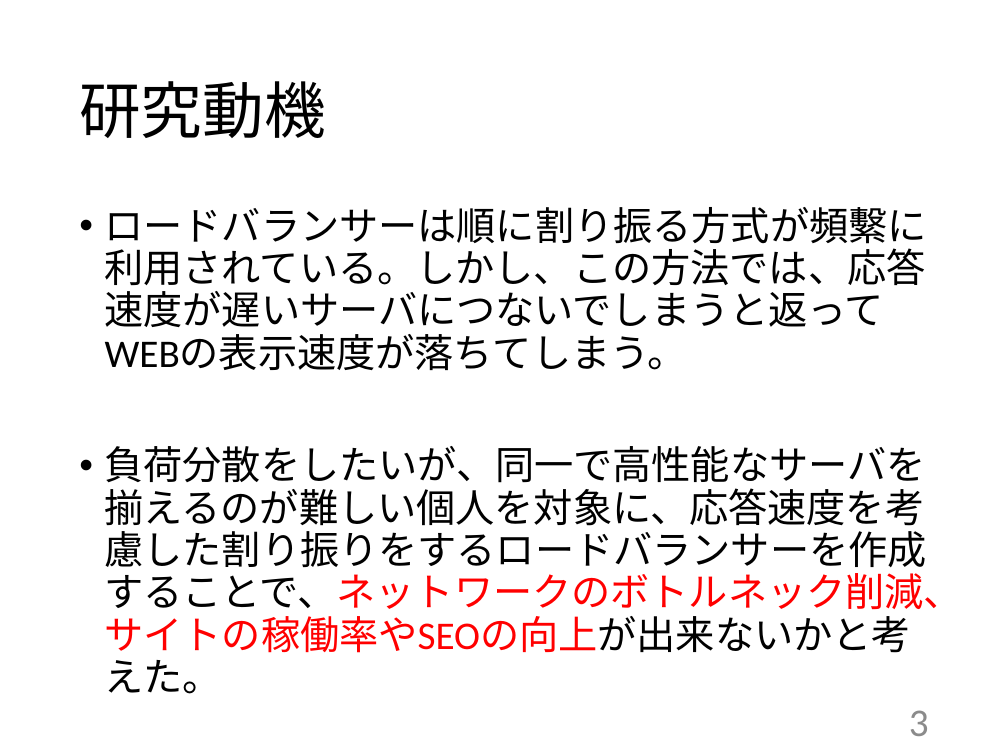
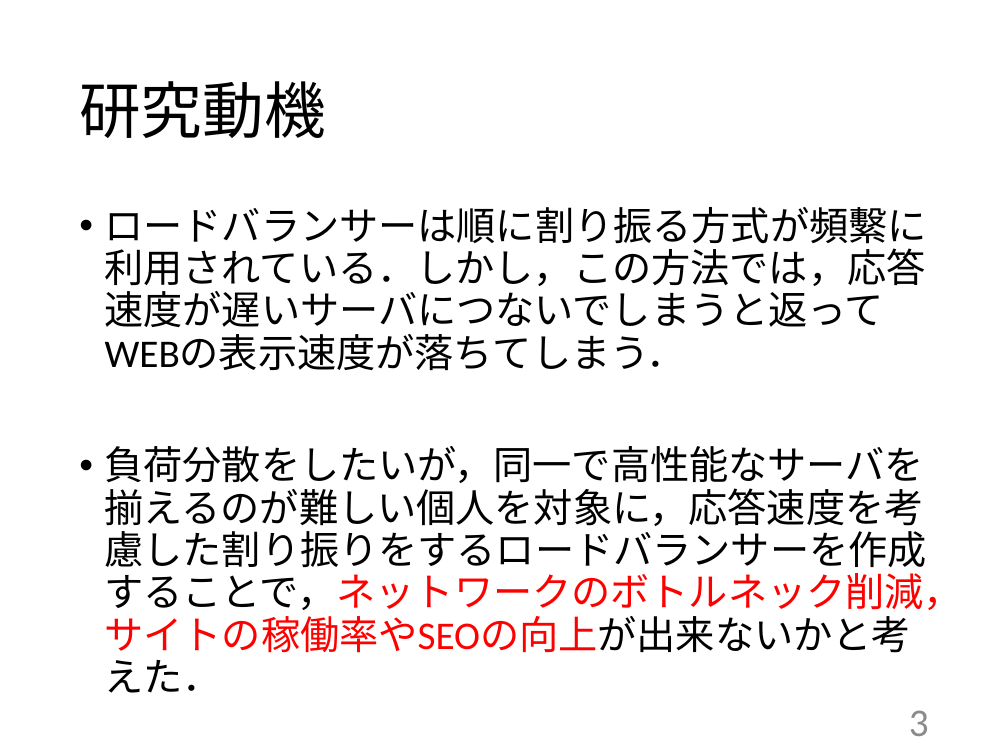
Before and after one commit to kait-takanolab/1821086_matsuo_thesis, a slide deck: slide 3 of 発表用/1821086_中間発表.pptx. Drawn at 1008x756 pixels with LibreOffice and Linux fonts; fonts in the diff are those of the drawing. Boxes give left, top, right and bottom in pixels: in the first picture for what was removed or moved away, otherwise in the second. Text is boxed around its words. In the diff, an @@ line names an element or a change of style, - is before the commit and + after.

Commit message:
関連研究追加調査

```diff
--- a/発表用/1821086_中間発表.pptx
+++ b/発表用/1821086_中間発表.pptx
@@ text at <box>105,207,963,653</box>: text changed @@
-• ロードバランサーは順に割り振る方式が頻繫に利用されている。しかし、この方法では、応答速度が遅いサーバにつないでしまうと返ってWEBの表示速度が落ちてしまう。
-• 負荷分散をしたいが、同一で高性能なサーバを揃えるのが難しい個人を対象に、応答速度を考慮した割り振りをするロードバランサーを作成することで、ネットワークのボトルネック削減、サイトの稼働率やSEOの向上が出来ないかと考えた。
+• ロードバランサーは順に割り振る方式が頻繫に利用されている．しかし，この方法では，応答速度が遅いサーバにつないでしまうと返ってWEBの表示速度が落ちてしまう．
+• 負荷分散をしたいが，同一で高性能なサーバを揃えるのが難しい個人を対象に，応答速度を考慮した割り振りをするロードバランサーを作成することで，ネットワークのボトルネック削減，サイトの稼働率やSEOの向上が出来ないかと考えた．
```
Also in this commit, not shown: 4 other slides changed, 5 other files.
